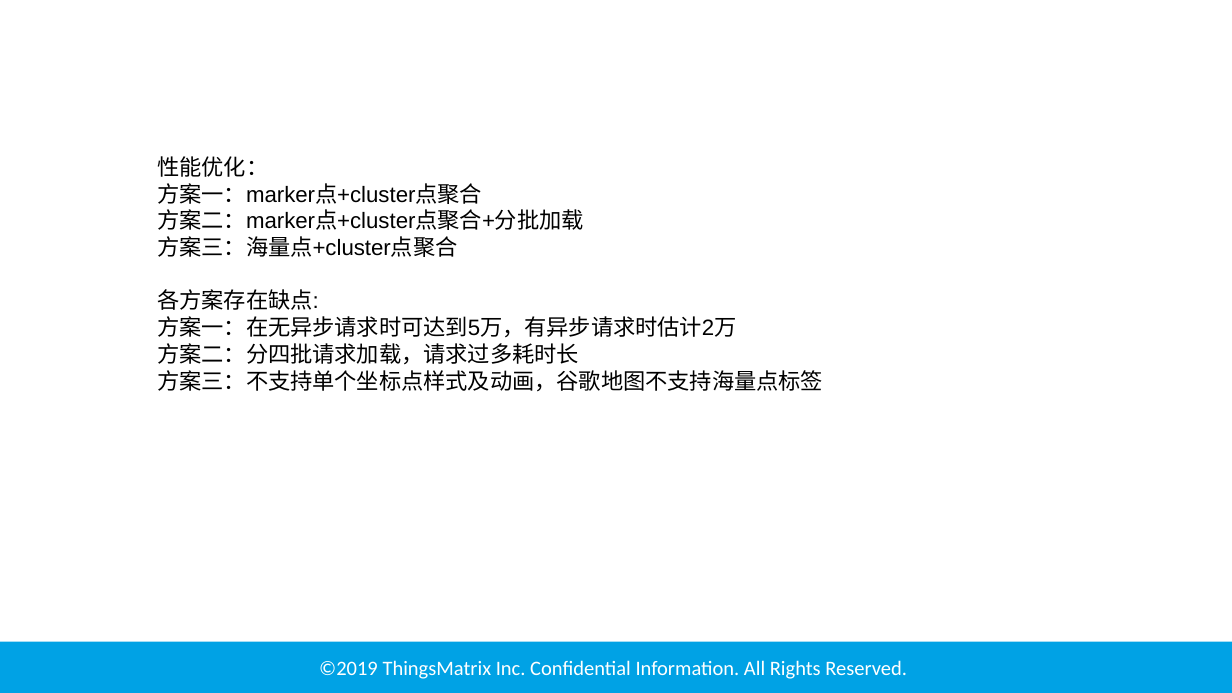
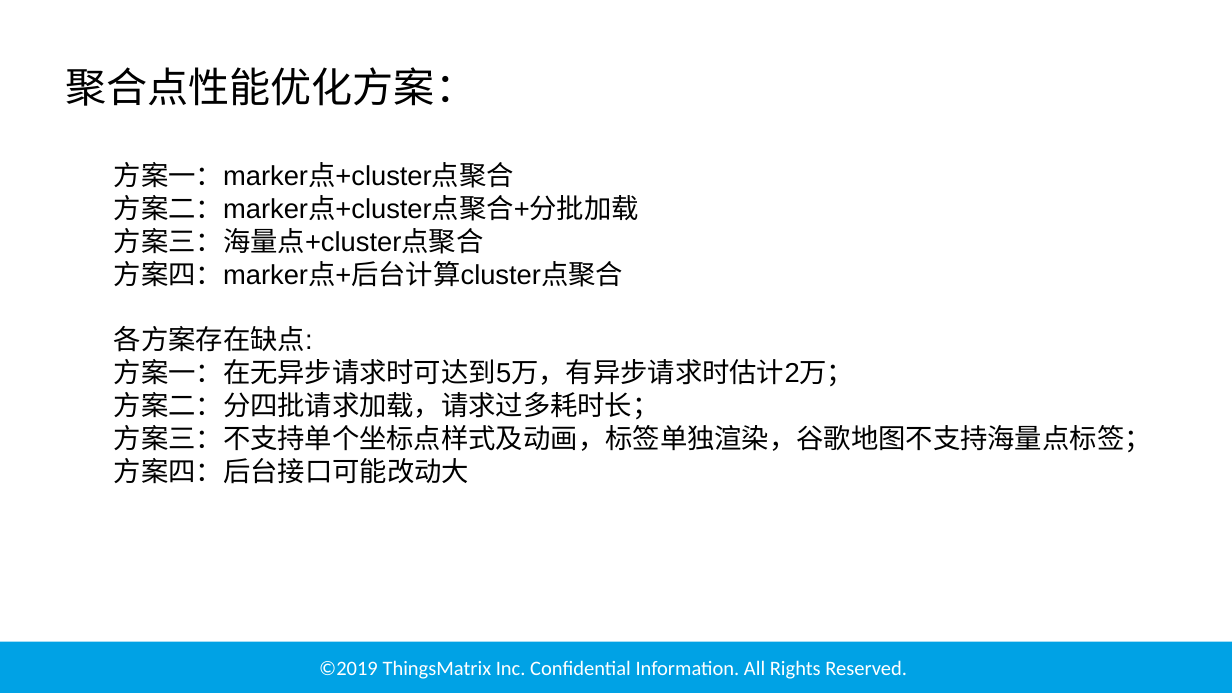
Before and after one commit to GUAPO-CN/maps, a slide deck: slide 12 of 地图技术分享.pptx (slide 11 before the commit). Drawn at 1232x693 pixels with LibreOffice and Linux fonts; fonts in the diff are those of the drawing; background and template pictures are left out. Boxes give left, top, right and bottom in pixels: in the first picture for what was removed or moved away, otherwise in the second. Text is boxed around its words. In the diff, an @@ line names an element or a change of style, - is before the commit and + after.

```diff
--- a/地图技术分享.pptx
+++ b/地图技术分享.pptx
@@ text added at (65, 67, 476, 106), 24 pt, text #000000 @@
+聚合点性能优化方案：
@@ text "方案一：marker点+cluster点聚合": place and size @@
-text "方案一：marker点+cluster点聚合" at (157, 156, 823, 392)
+text "方案一：marker点+cluster点聚合" at (114, 162, 1152, 484)
@@ text at (114, 162, 639, 352): size 13 to 16 pt in "方案一：marker点+cluster点聚合", "方案二：marker点+cluster点聚合+分批加载", "方案三：海量点+cluster点聚合", "各方案存在缺点:" @@
@@ text at (157, 156, 268, 177): paragraph removed @@
-性能优化：
@@ text at (114, 261, 623, 287): paragraph added @@
+方案四：marker点+后台计算cluster点聚合
@@ text at (114, 359, 1152, 484): text changed; size 13 to 16 pt @@
-方案一：在无异步请求时可达到5万，有异步请求时估计2万
-方案二：分四批请求加载，请求过多耗时长
-方案三：不支持单个坐标点样式及动画，谷歌地图不支持海量点标签
+方案一：在无异步请求时可达到5万，有异步请求时估计2万；
+方案二：分四批请求加载，请求过多耗时长；
+方案三：不支持单个坐标点样式及动画，标签单独渲染，谷歌地图不支持海量点标签；
+方案四：后台接口可能改动大
```
Also in this commit, not shown: 6 other slides changed, 3 slides added, 2 slides removed, 12 other files.
